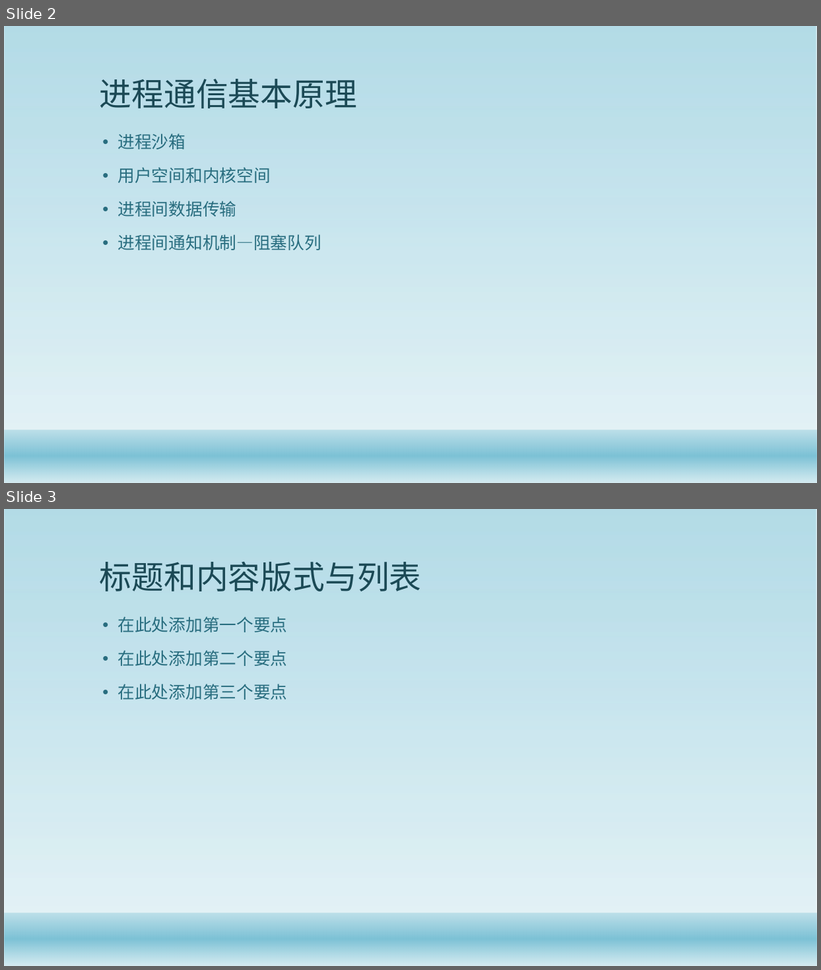
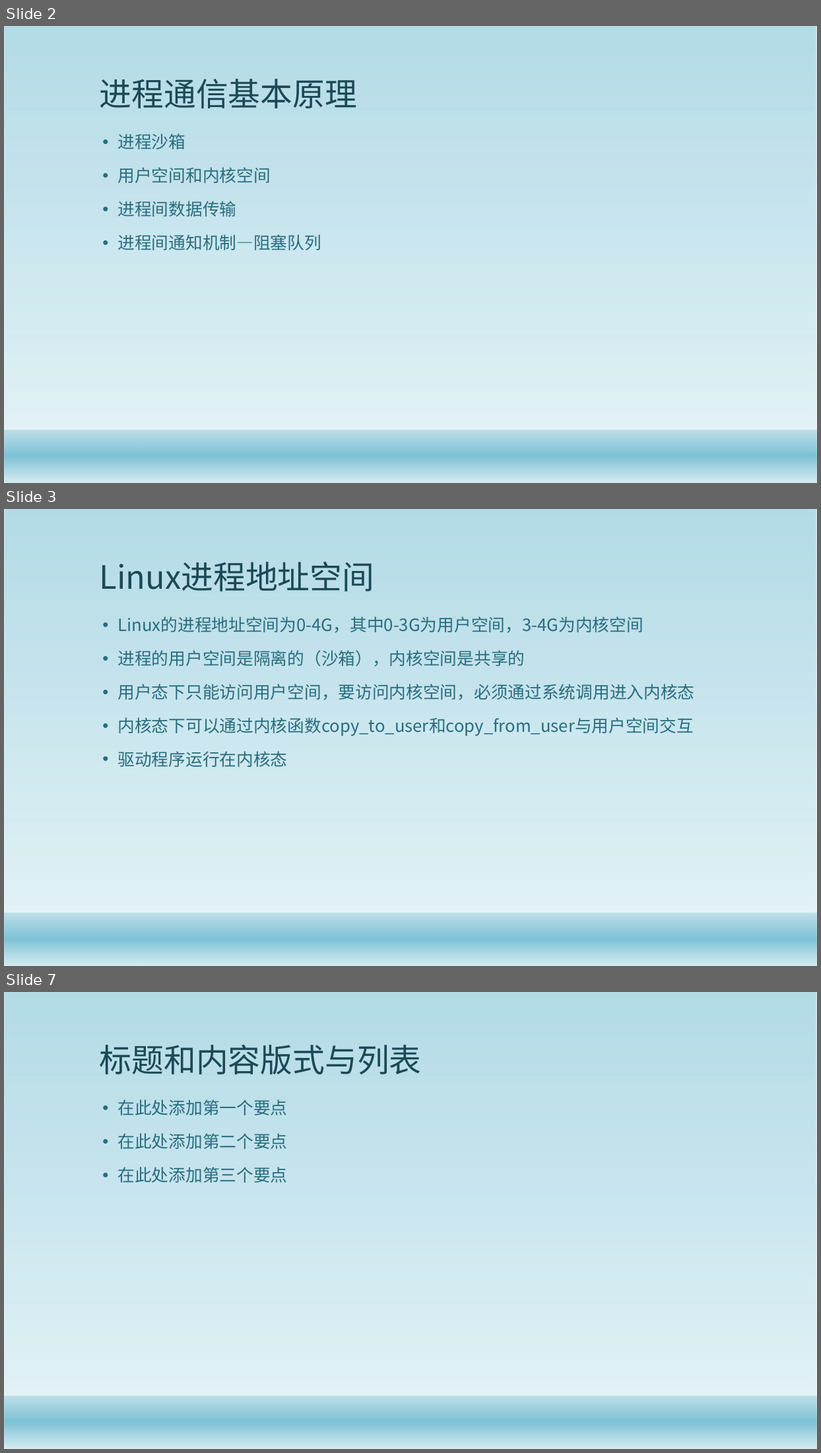
Before and after one commit to gaozhuo/binder-, a slide deck: 技术分享.pptx. Shown one above the other, each under a label of ours: slides 2 and 3 before the commit, slides 2, 3 and 7 after it; the slides between them are not shown. The pictures are 821x970 and 821x1453 pixels, drawn with LibreOffice and Linux fonts; fonts in the diff are those of the drawing; background and template pictures are left out. Boxes give left, top, right and bottom in pixels: in the first picture for what was removed or moved away, otherwise in the second. Text is boxed around its words. In the diff, an @@ line names an element or a change of style, - is before the commit and + after.

```diff
--- a/技术分享.pptx
+++ b/技术分享.pptx
@@ slide 3 added at box(4, 509, 817, 966), background #FFFFFF; not listed: 2 template elements that a slide beside it also shows @@
@@ title added at box(100, 562, 374, 591), 38 pt, text #1B4855 @@
+Linux进程地址空间
@@ text added at box(118, 617, 695, 767), 20 pt, text #296D7F @@
+• Linux的进程地址空间为0-4G，其中0-3G为用户空间，3-4G为内核空间
+• 进程的用户空间是隔离的（沙箱），内核空间是共享的
+• 用户态下只能访问用户空间，要访问内核空间，必须通过系统调用进入内核态
+• 内核态下可以通过内核函数copy_to_user和copy_from_user与用户空间交互
+• 驱动程序运行在内核态
@@ what was slide 3 is now slide 7 @@
```
Also in this commit, not shown: 1 slide changed, 3 other slides added, 1 other file.
